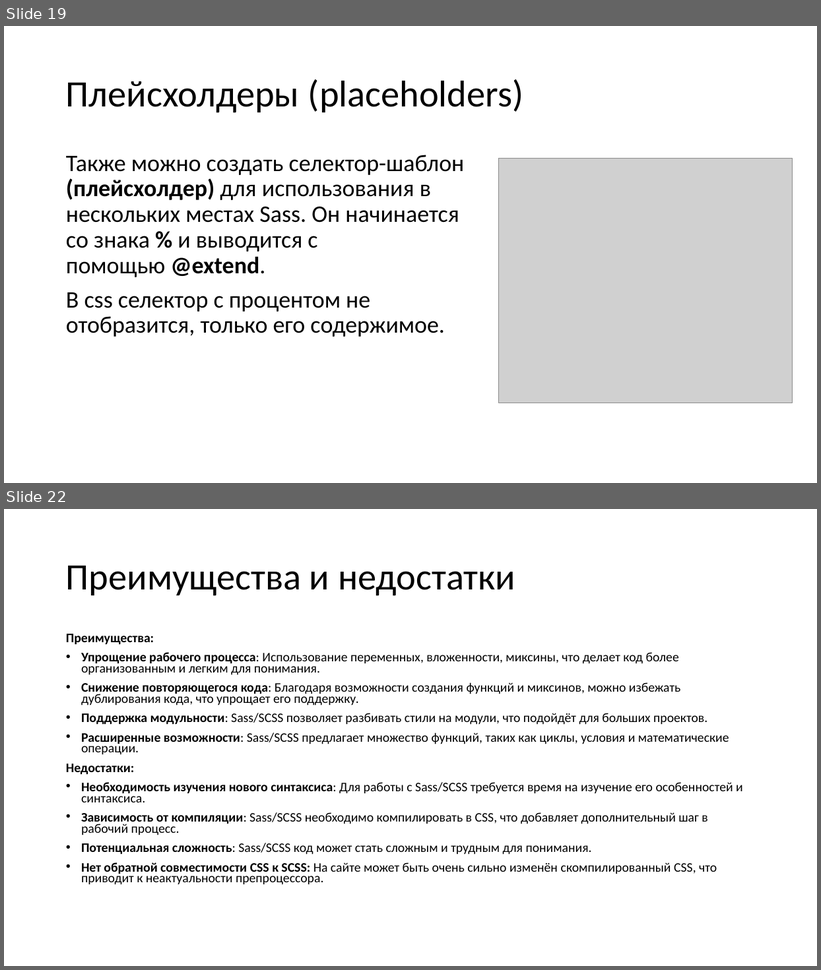
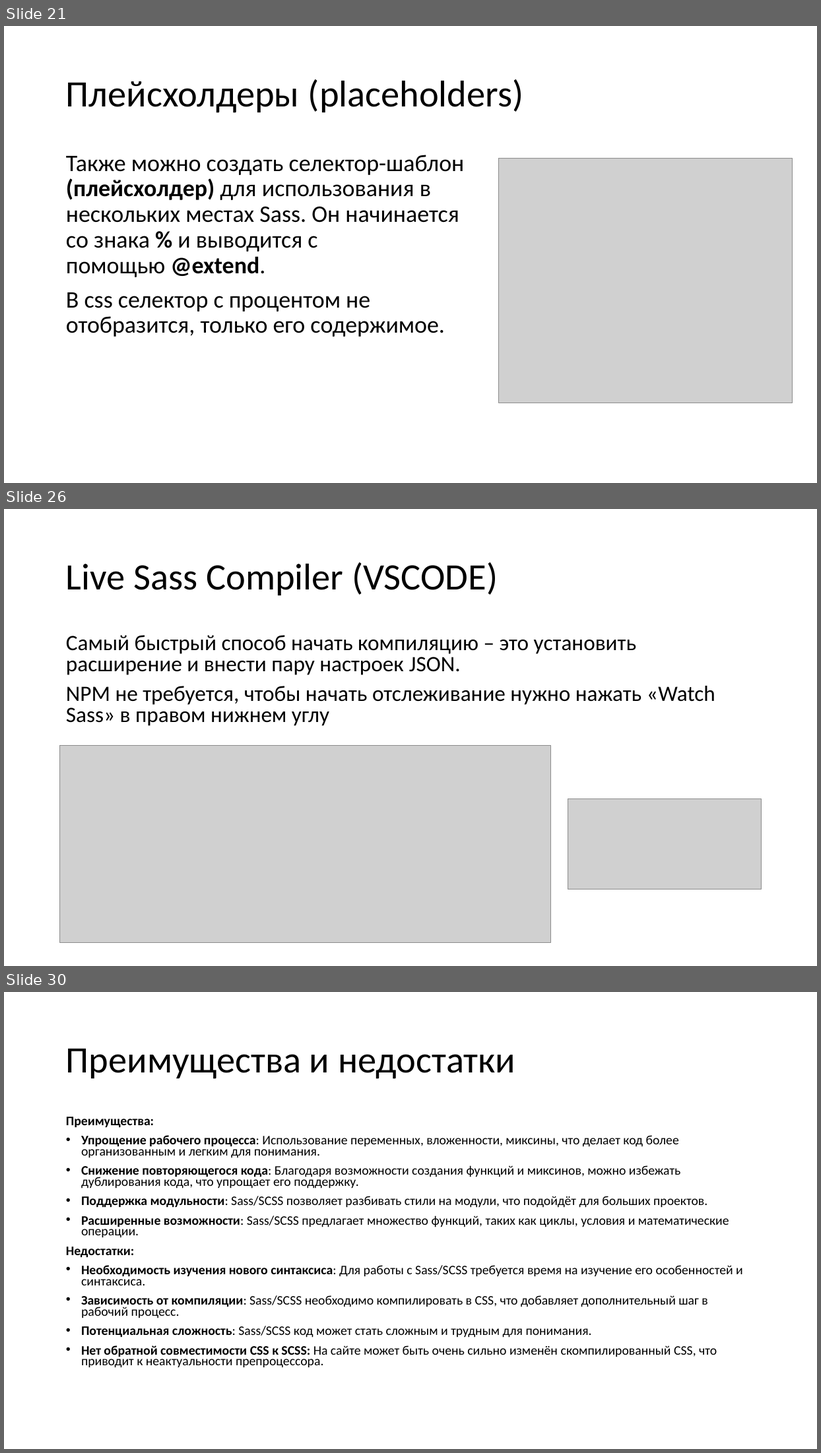
Before and after one commit to TalantRys/scss-study, a slide deck: sass.pptx. Shown one above the other, each under a label of ours: slides 19 and 22 before the commit, slides 21, 26 and 30 after it; the slides between them are not shown. The pictures are 821x970 and 821x1453 pixels, drawn with LibreOffice and Linux fonts; fonts in the diff are those of the drawing; grey boxes stand for pictures. Boxes give left, top, right and bottom in pixels: in the first picture for what was removed or moved away, otherwise in the second. Text is boxed around its words. In the diff, an @@ line names an element or a change of style, - is before the commit and + after.

```diff
--- a/sass.pptx
+++ b/sass.pptx
@@ slide 26 added at <box>4,509,817,966</box>, background #FFFFFF @@
@@ title added at <box>66,562,498,595</box>, 44 pt, text #000000 @@
+Live Sass Compiler (VSCODE)
@@ text added at <box>66,635,715,726</box>, 25.9 pt, text #000000 @@
+Самый быстрый способ начать компиляцию – это установить расширение и внести пару настроек JSON.
+NPM не требуется, чтобы начать отслеживание нужно нажать «Watch Sass» в правом нижнем углу
@@ picture added at <box>60,746,551,943</box> @@
@@ picture added at <box>568,799,762,890</box> @@
@@ what was slide 19 is now slide 21 @@
@@ what was slide 22 is now slide 30 @@
```
Also in this commit, not shown: 5 slides changed, 8 other slides added, 9 other files.
